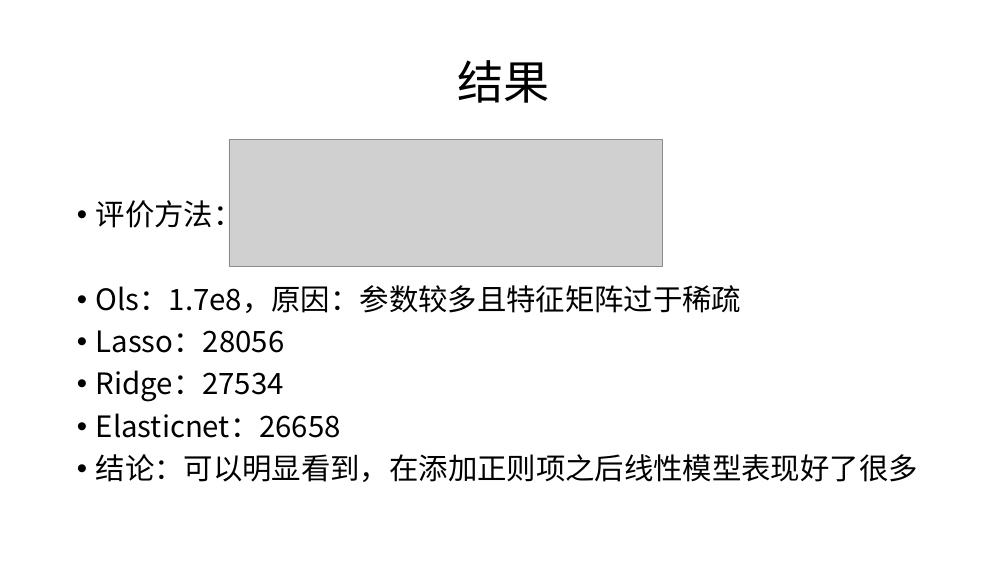
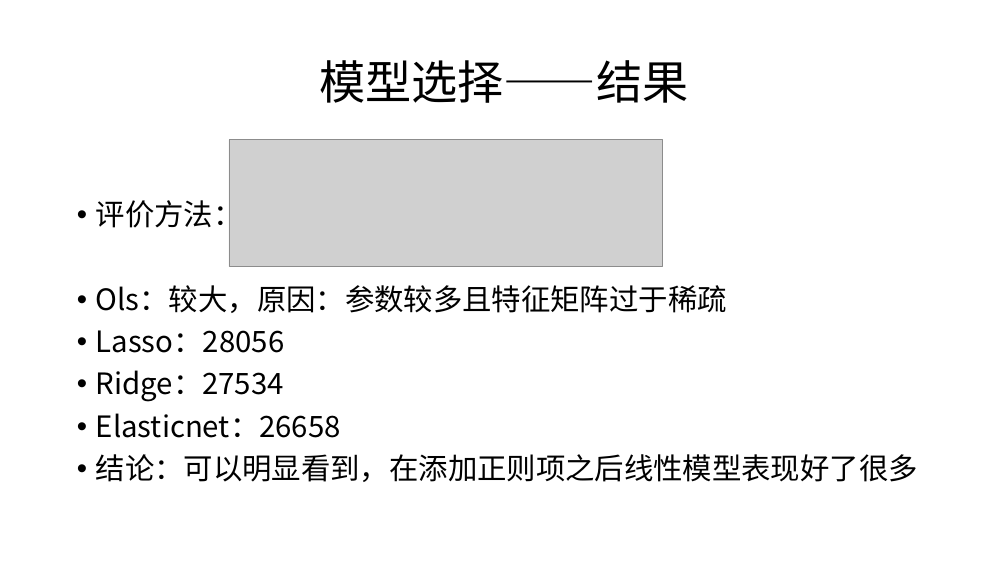
Before and after one commit to LZKPKU/-, a slide deck: slide 13 of 期末报告.pptx (slide 8 before the commit). Drawn at 1008x567 pixels with LibreOffice and Linux fonts; fonts in the diff are those of the drawing; grey boxes stand for pictures. Boxes give left, top, right and bottom in pixels: in the first picture for what was removed or moved away, otherwise in the second. Text is boxed around its words. In the diff, an @@ line names an element or a change of style, - is before the commit and + after.

```diff
--- a/期末报告.pptx
+++ b/期末报告.pptx
@@ title at (319, 60, 689, 103): text changed @@
-结果
+模型选择——结果
@@ text at (96, 285, 727, 313): text changed @@
-• Ols：1.7e8，原因：参数较多且特征矩阵过于稀疏
+• Ols：较大，原因：参数较多且特征矩阵过于稀疏
```
Also in this commit, not shown: 20 other slides changed, 6 slides added.
